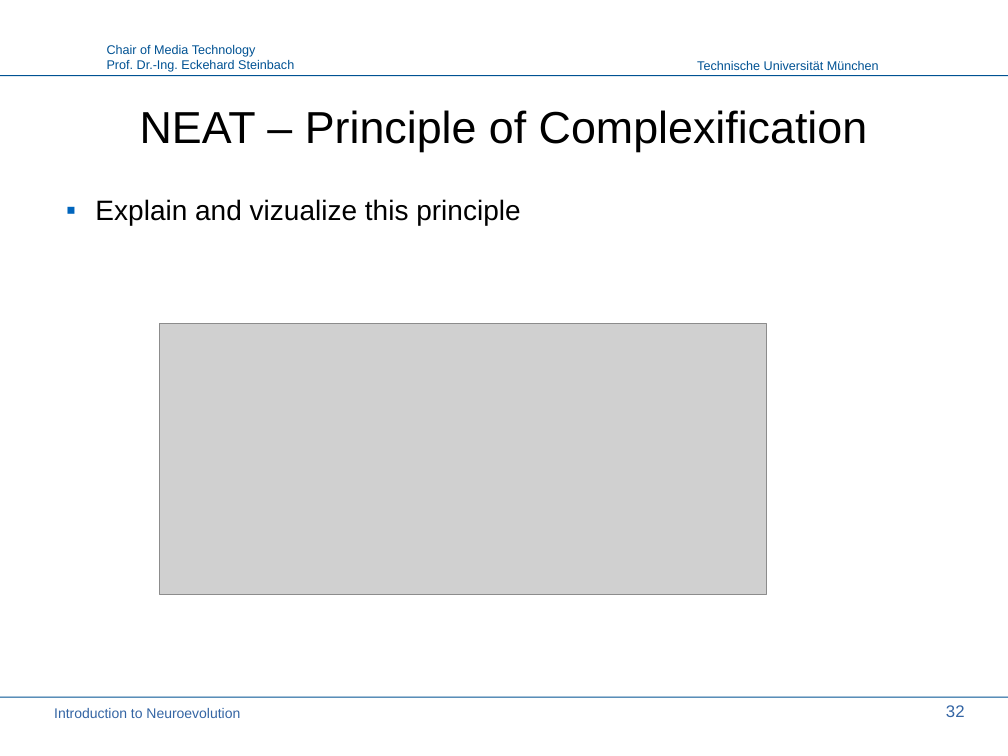
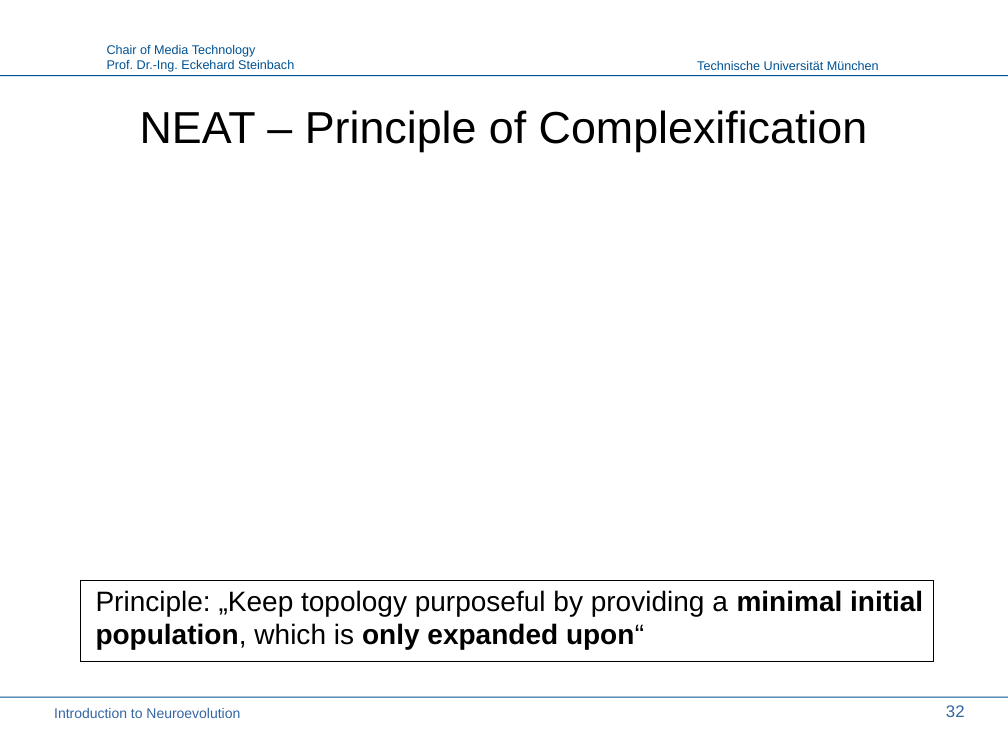
Before and after one commit to PaulPauls/Neuroevolution_of_Augmenting_Topologies_Paper, a slide deck: slide 32 of presentation/neuroevolution_presentation.odp. Drawn at 1008x756 pixels with LibreOffice and Linux fonts; fonts in the diff are those of the drawing; grey boxes stand for pictures; background and template pictures are left out. Boxes give left, top, right and bottom in pixels: in the first picture for what was removed or moved away, otherwise in the second. Text is boxed around its words. In the diff, an @@ line names an element or a change of style, - is before the commit and + after.

Commit message:
Finish chapter 'NEAT'

```diff
--- a/presentation/neuroevolution_presentation.odp
+++ b/presentation/neuroevolution_presentation.odp
@@ text removed at box(95, 199, 520, 225) @@
-▪ Explain and vizualize this principle
@@ picture removed at box(159, 324, 766, 595) @@
@@ rectangle added at box(81, 581, 933, 661), fill #FFFFFF, outline #000000 0 pt @@
@@ text added at box(96, 590, 923, 649), 20 pt, text #000000 @@
+Principle: „Keep topology purposeful by providing a minimal initial population, which is only expanded upon“
```
Also in this commit, not shown: 2 other slides changed, 2 slides added, 1 slide removed, 1 other file.
